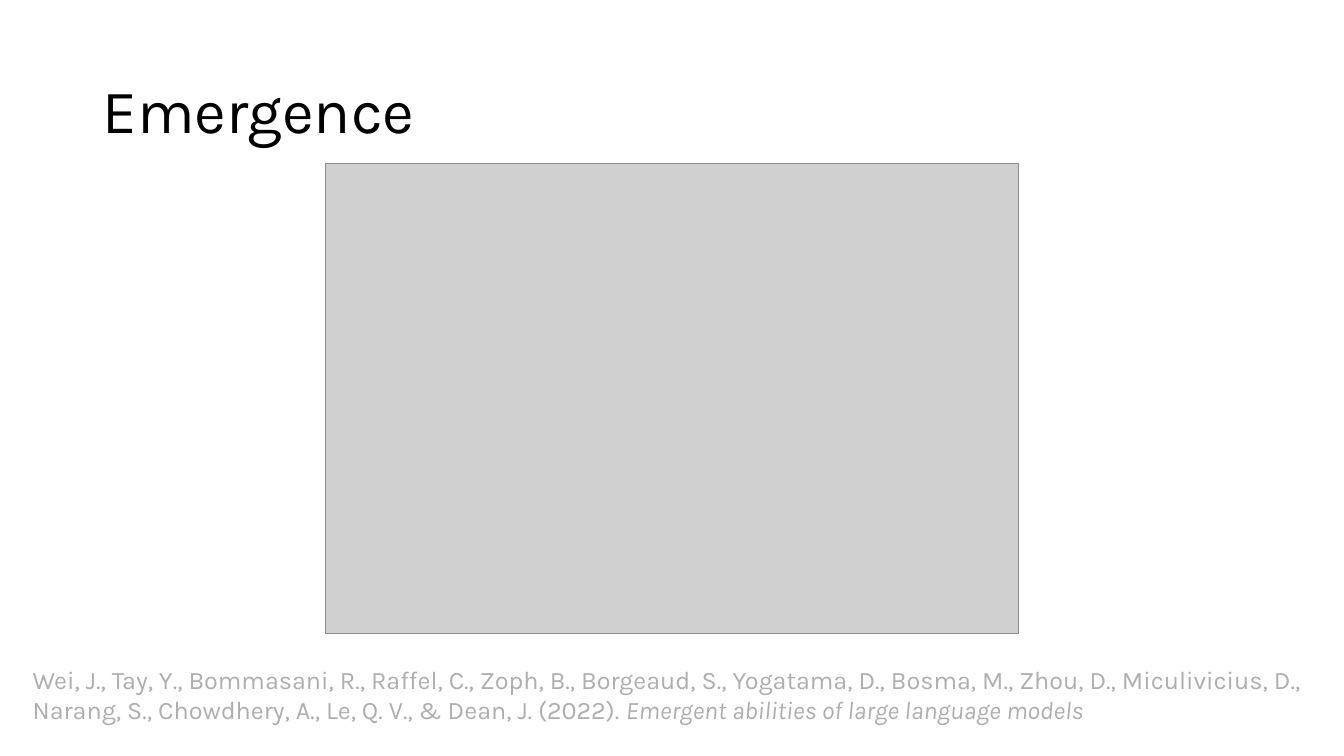
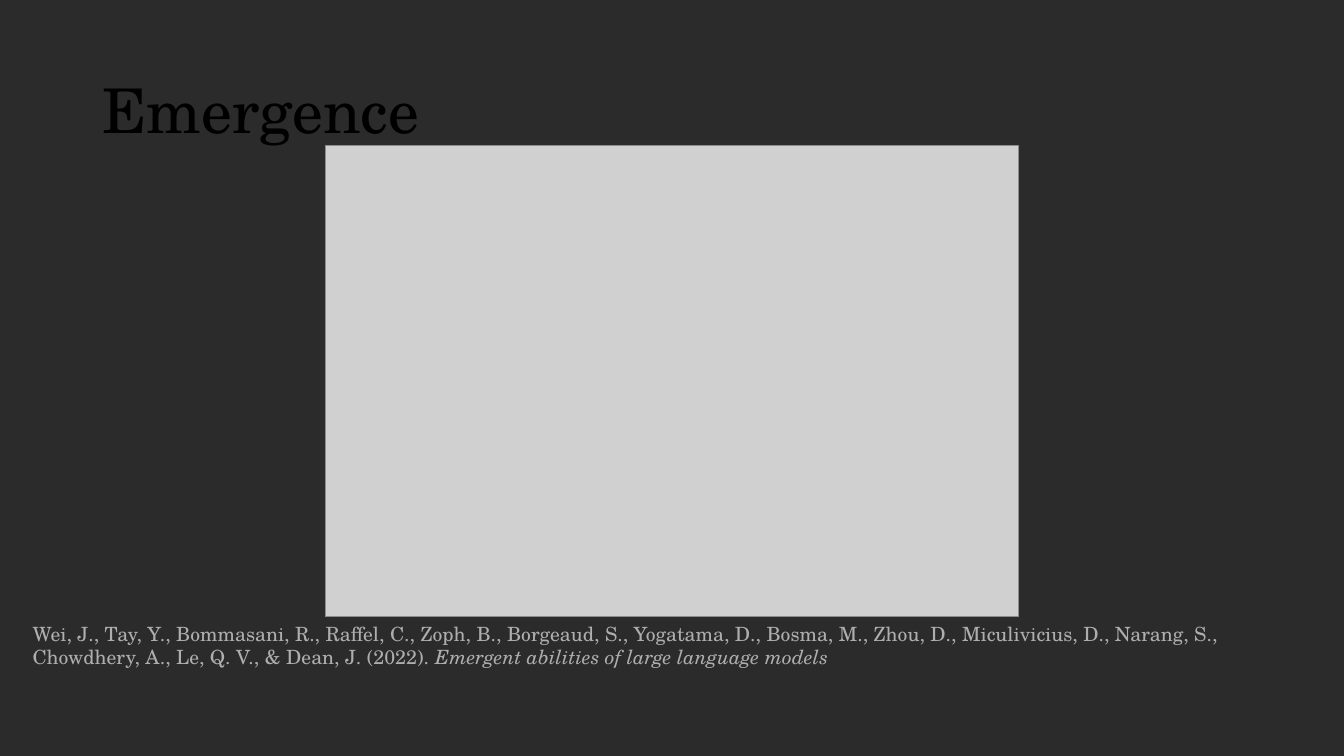
Before and after one commit to acceleratescience/large-language-models, a slide deck: slide 27 of slides/flsg/6-sampling-flsg.pptx. Drawn at 1344x756 pixels with LibreOffice and Linux fonts; fonts in the diff are those of the drawing; grey boxes stand for pictures; background and template pictures are left out; a plain dark background stands for a picture behind light text. Boxes give left, top, right and bottom in pixels: in the first picture for what was removed or moved away, otherwise in the second. Text is boxed around its words. In the diff, an @@ line names an element or a change of style, - is before the commit and + after.

Commit message:
chore(slides): update formatting for 5 onwards slides

```diff
--- a/slides/flsg/6-sampling-flsg.pptx
+++ b/slides/flsg/6-sampling-flsg.pptx
@@ background #FFFFFF to picture (left out) @@
@@ title "Emergence" at (x1=102, y1=89, x2=418, y2=150): font Karla to TeX Gyre Schola @@
@@ picture moved from (x1=326, y1=163, x2=1019, y2=634) to (x1=326, y1=146, x2=1019, y2=617) @@
@@ text "Wei, J., Tay, Y., Bommasani, ..." moved from (x1=33, y1=672, x2=1300, y2=725) to (x1=33, y1=626, x2=1217, y2=668) @@
@@ text "Wei, J., Tay, Y., Bommasani, ..." at (x1=33, y1=626, x2=1217, y2=668): size 18 to 14 pt, font Karla to TeX Gyre Schola @@
```
Also in this commit, not shown: 25 other slides changed, 1 other file.
